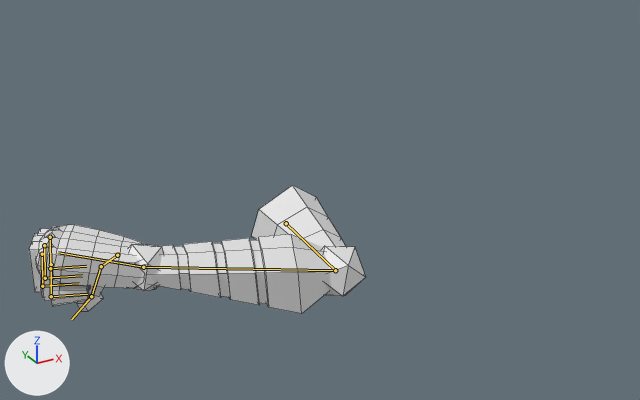
Before and after pictures for a commit that changed the FBX model Assets/Models/Weapons/Arm/RobotArm_1.fbx.
The view is the same before and after, from a camera (50 mm lens) standing at (-1.326, -1.745, 0.915) and looking at (-0.467, -0.183, 0.134). The lights are fixed; the arrows at lower left show +X, +Y and +Z. Both versions are drawn at frame 1 of the action 'RobotArm_armature|BerserkInject'; the numbers are the values there. The bones that bend it are drawn over the model as lines. Mesh edges are drawn as thin lines.

Objects in the first picture: 'RobotArm'.
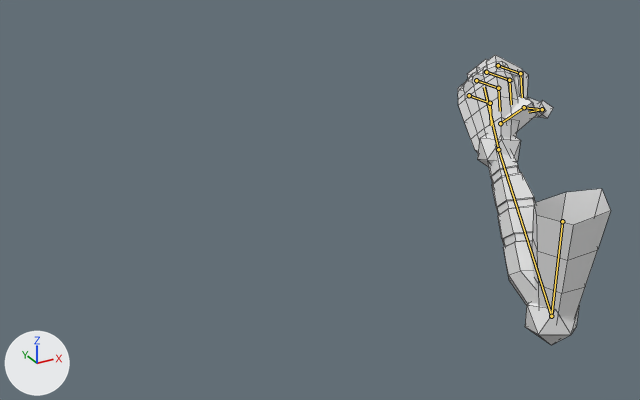
Boxes (x1, y1, x2, y2) around the edits, measured in the pictures (640 x 400 px):
'RobotArm', posed (54% narrower, 124% taller): before (29, 185, 366, 314); after (458, 55, 611, 345)
bone 'Arm_1', root to tip: before (286, 223) to (335, 270); after (562, 221) to (551, 316)
bone 'Arm_2', root to tip: before (335, 270) to (143, 267); after (551, 316) to (498, 149)
bone 'Arm_3', root to tip: before (143, 267) to (58, 252); after (498, 149) to (484, 87)

The change in detail:
Bone 'Arm_1' (bone_arm_1) moves from (-0.724, 0.056, 0.003) to (-0.055, -0.705, 0.102).
Bone 'Arm_1' (bone_arm_1) turns from (-8, -1, 177) to (-87, 2, 70) degrees about its own x, y and z.
Bone 'Arm_2' (bone_arm_2) turns from (8, 9, -95) to (6, 14, -130) degrees about its own x, y and z.
Bone 'Arm_3' (bone_arm_3) turns from (4, -7, -11) to (-7, 7, -1) degrees about its own x, y and z.
